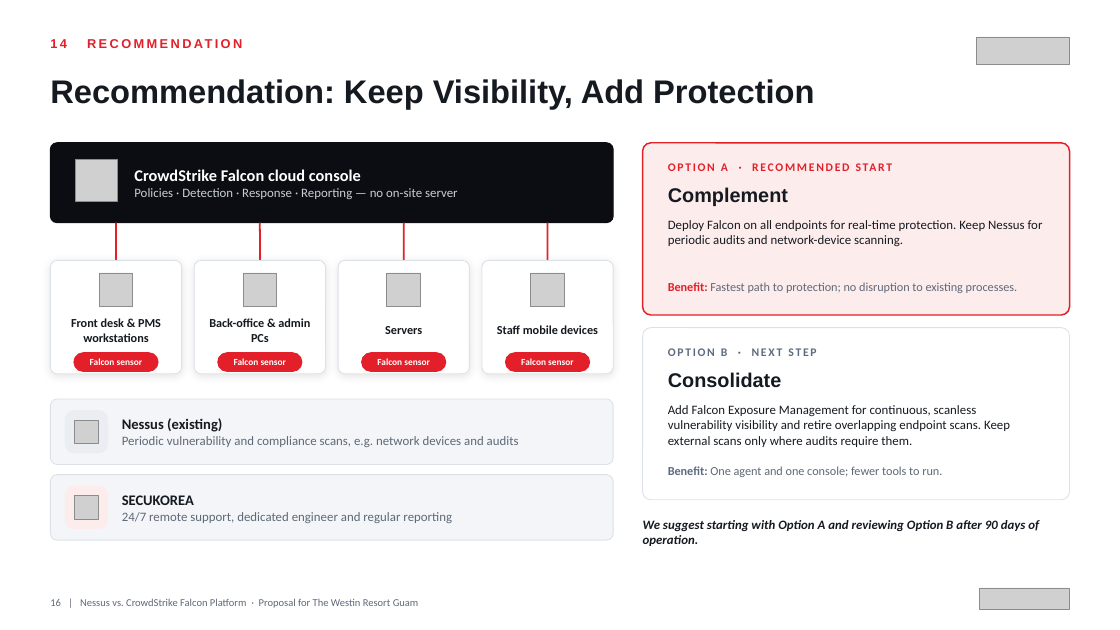
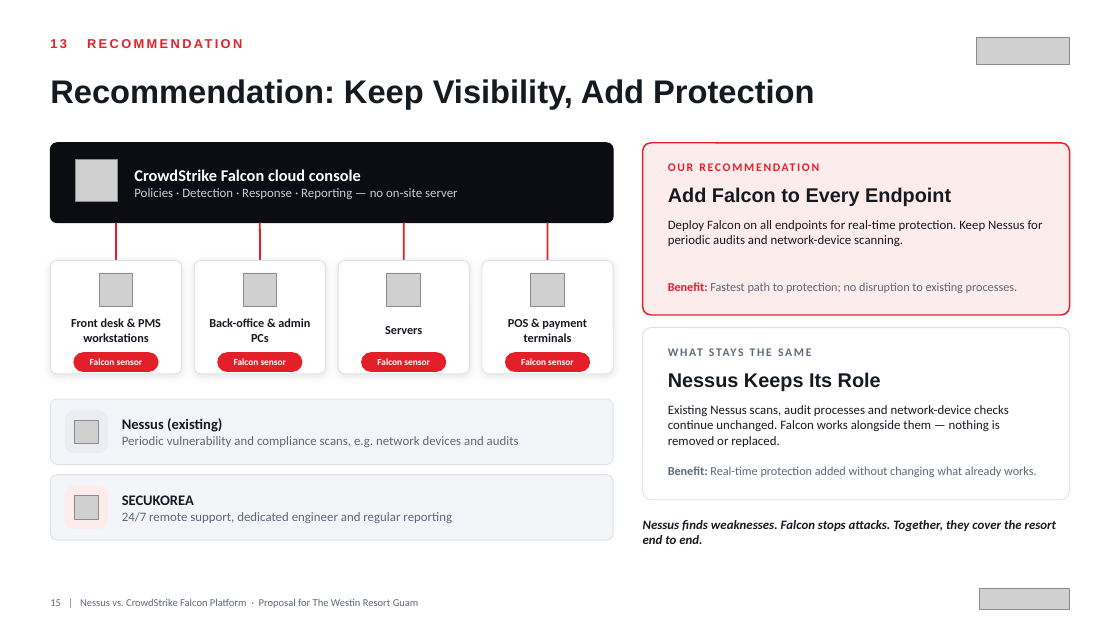
Before and after one commit to BigLee-Creator/Recommendations, a slide deck: slide 15 of ENG._Nessus_vs_CrowdStrike_Falcon_Proposal_for_Westin_Resort_Guam_SECUKOREA.pptx (slide 16 before the commit). Drawn at 1120x630 pixels with LibreOffice and Linux fonts; fonts in the diff are those of the drawing; grey boxes stand for pictures. Boxes give left, top, right and bottom in pixels: in the first picture for what was removed or moved away, otherwise in the second. Text is boxed around its words. In the diff, an @@ line names an element or a change of style, - is before the commit and + after.

```diff
--- a/ENG._Nessus_vs_CrowdStrike_Falcon_Proposal_for_Westin_Resort_Guam_SECUKOREA.pptx
+++ b/ENG._Nessus_vs_CrowdStrike_Falcon_Proposal_for_Westin_Resort_Guam_SECUKOREA.pptx
@@ text at box(50, 39, 67, 48): text changed @@
-14 RECOMMENDATION
+13 RECOMMENDATION
@@ text at box(721, 163, 728, 171): text changed @@
-OPTION A · RECOMMENDED START
+OUR RECOMMENDATION
@@ text at box(668, 187, 951, 206): text changed @@
-Complement
+Add Falcon to Every Endpoint
@@ text at box(508, 319, 587, 342): text changed @@
-Staff mobile devices
+POS & payment terminals
@@ text at box(668, 348, 816, 356): text changed @@
-OPTION B · NEXT STEP
+WHAT STAYS THE SAME
@@ text at box(668, 372, 881, 391): text changed @@
-Consolidate
+Nessus Keeps Its Role
@@ text at box(668, 405, 1009, 447): text changed @@
-Add Falcon Exposure Management for continuous, scanless vulnerability visibility and retire overlapping endpoint scans. Keep external scans only where audits require them.
+Existing Nessus scans, audit processes and network-device checks continue unchanged. Falcon works alongside them — nothing is removed or replaced.
@@ text at box(668, 466, 1037, 477): text changed @@
-Benefit: One agent and one console; fewer tools to run.
+Benefit: Real-time protection added without changing what already works.
@@ text at box(643, 520, 1057, 544): text changed @@
-We suggest starting with Option A and reviewing Option B after 90 days of operation.
+Nessus finds weaknesses. Falcon stops attacks. Together, they cover the resort end to end.
@@ text at box(50, 598, 419, 608): text changed @@
-16 | Nessus vs. CrowdStrike Falcon Platform · Proposal for The Westin Resort Guam
+15 | Nessus vs. CrowdStrike Falcon Platform · Proposal for The Westin Resort Guam
```
Also in this commit, not shown: 12 other slides changed, 1 slide removed.
